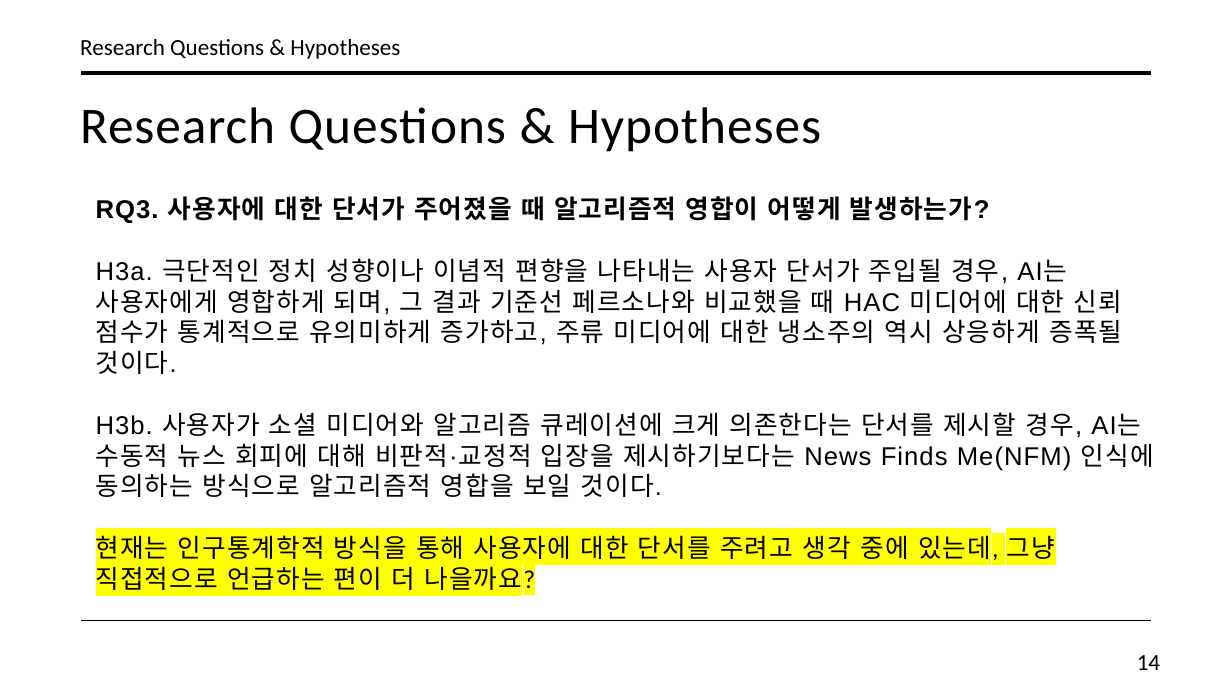
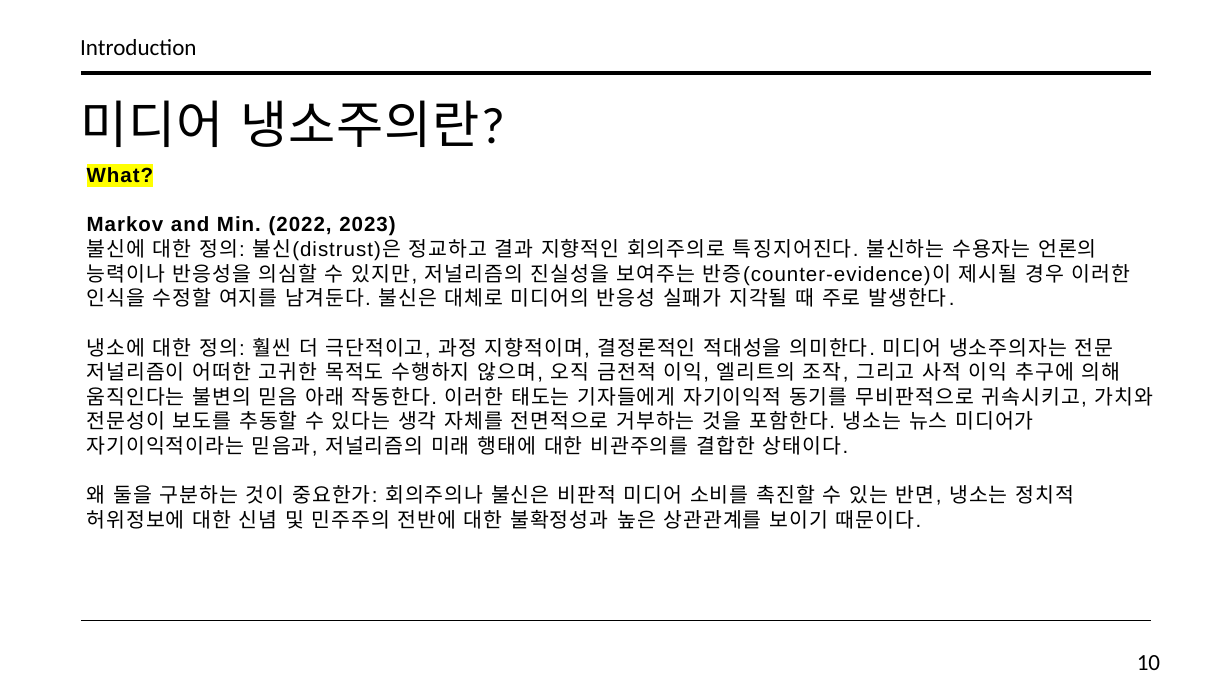
Before and after one commit to SongJongbeen/26-1, a slide deck: slide 10 of mac539/term-paper/Do Machines Trust the News Slide (Final).pptx (slide 14 before the commit). Drawn at 1232x693 pixels with LibreOffice and Linux fonts; fonts in the diff are those of the drawing. Boxes give left, top, right and bottom in pixels: in the first picture for what was removed or moved away, otherwise in the second. Text is boxed around its words. In the diff, an @@ line names an element or a change of style, - is before the commit and + after.

```diff
--- a/mac539/term-paper/Do Machines Trust the News Slide (Final).pptx
+++ b/mac539/term-paper/Do Machines Trust the News Slide (Final).pptx
@@ text at box(80, 39, 196, 55): text changed @@
-Research Questions & Hypotheses
+Introduction
@@ text at box(80, 100, 505, 147): text changed @@
-Research Questions & Hypotheses
+미디어 냉소주의란?
@@ text at box(87, 167, 1153, 529): text changed; size 20 to 16 pt @@
-RQ3. 사용자에 대한 단서가 주어졌을 때 알고리즘적 영합이 어떻게 발생하는가?
-H3a. 극단적인 정치 성향이나 이념적 편향을 나타내는 사용자 단서가 주입될 경우, AI는 사용자에게 영합하게 되며, 그 결과 기준선 페르소나와 비교했을 때 HAC 미디어에 대한 신뢰 점수가 통계적으로 유의미하게 증가하고, 주류 미디어에 대한 냉소주의 역시 상응하게 증폭될 것이다.
-H3b. 사용자가 소셜 미디어와 알고리즘 큐레이션에 크게 의존한다는 단서를 제시할 경우, AI는 수동적 뉴스 회피에 대해 비판적·교정적 입장을 제시하기보다는 News Finds Me(NFM) 인식에 동의하는 방식으로 알고리즘적 영합을 보일 것이다.
-현재는 인구통계학적 방식을 통해 사용자에 대한 단서를 주려고 생각 중에 있는데, 그냥 직접적으로 언급하는 편이 더 나을까요?
+What?
+Markov and Min. (2022, 2023)
+불신에 대한 정의: 불신(distrust)은 정교하고 결과 지향적인 회의주의로 특징지어진다. 불신하는 수용자는 언론의 능력이나 반응성을 의심할 수 있지만, 저널리즘의 진실성을 보여주는 반증(counter-evidence)이 제시될 경우 이러한 인식을 수정할 여지를 남겨둔다. 불신은 대체로 미디어의 반응성 실패가 지각될 때 주로 발생한다.
+냉소에 대한 정의: 훨씬 더 극단적이고, 과정 지향적이며, 결정론적인 적대성을 의미한다. 미디어 냉소주의자는 전문 저널리즘이 어떠한 고귀한 목적도 수행하지 않으며, 오직 금전적 이익, 엘리트의 조작, 그리고 사적 이익 추구에 의해 움직인다는 불변의 믿음 아래 작동한다. 이러한 태도는 기자들에게 자기이익적 동기를 무비판적으로 귀속시키고, 가치와 전문성이 보도를 추동할 수 있다는 생각 자체를 전면적으로 거부하는 것을 포함한다. 냉소는 뉴스 미디어가 자기이익적이라는 믿음과, 저널리즘의 미래 행태에 대한 비관주의를 결합한 상태이다.
+왜 둘을 구분하는 것이 중요한가: 회의주의나 불신은 비판적 미디어 소비를 촉진할 수 있는 반면, 냉소는 정치적 허위정보에 대한 신념 및 민주주의 전반에 대한 불확정성과 높은 상관관계를 보이기 때문이다.
@@ page number at box(1137, 655, 1160, 670): text changed @@
-14
+10
```
Also in this commit, not shown: 13 other slides changed, 11 slides added, 11 slides removed, 12 other files.
